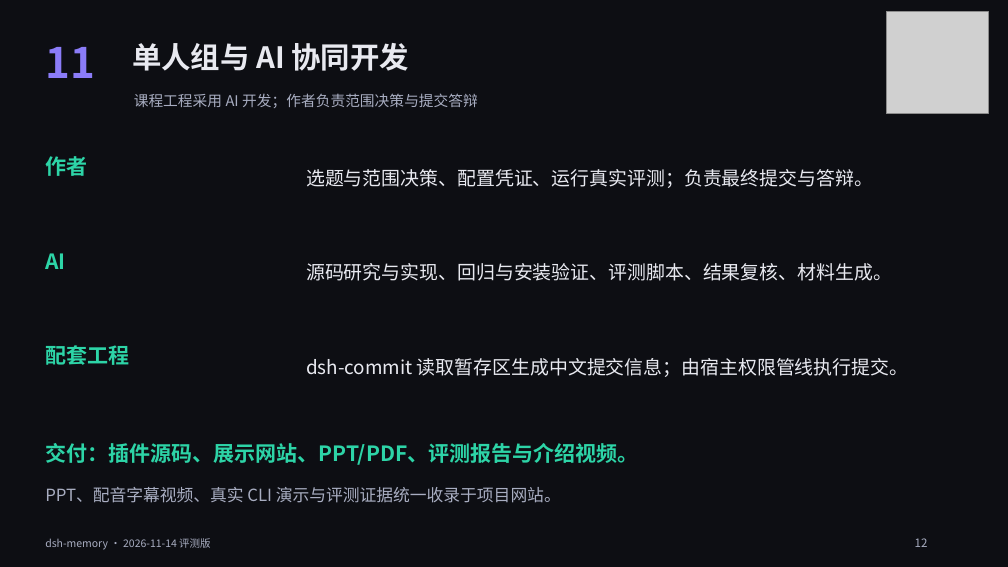
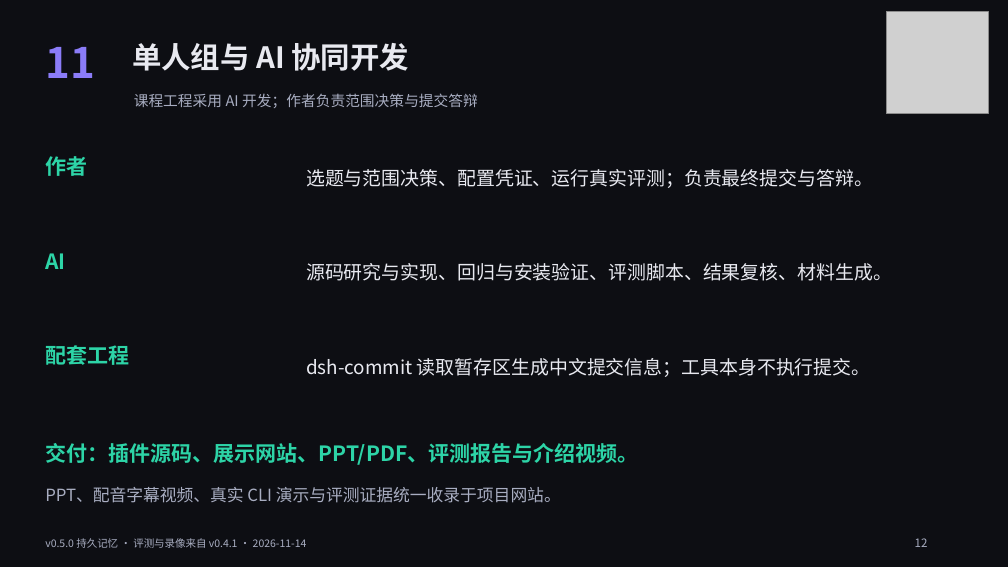
Before and after one commit to ChenYueqi2024/dsh-memory, a slide deck: slide 12 of downloads/dsh-memory-defense.pptx. Drawn at 1008x567 pixels with LibreOffice and Linux fonts; fonts in the diff are those of the drawing; grey boxes stand for pictures. Boxes give left, top, right and bottom in pixels: in the first picture for what was removed or moved away, otherwise in the second. Text is boxed around its words. In the diff, an @@ line names an element or a change of style, - is before the commit and + after.

Commit message:
docs: publish v0.5.0 persistent memory materials with versioned evidence

```diff
--- a/downloads/dsh-memory-defense.pptx
+++ b/downloads/dsh-memory-defense.pptx
@@ text at (x1=306, y1=358, x2=871, y2=377): text changed @@
-dsh-commit 读取暂存区生成中文提交信息；由宿主权限管线执行提交。
+dsh-commit 读取暂存区生成中文提交信息；工具本身不执行提交。
@@ text at (x1=45, y1=538, x2=307, y2=548): text changed @@
-dsh-memory · 2026-11-14 评测版
+v0.5.0 持久记忆 · 评测与录像来自 v0.4.1 · 2026-11-14
```
Also in this commit, not shown: 11 other slides changed, 5 other files.
